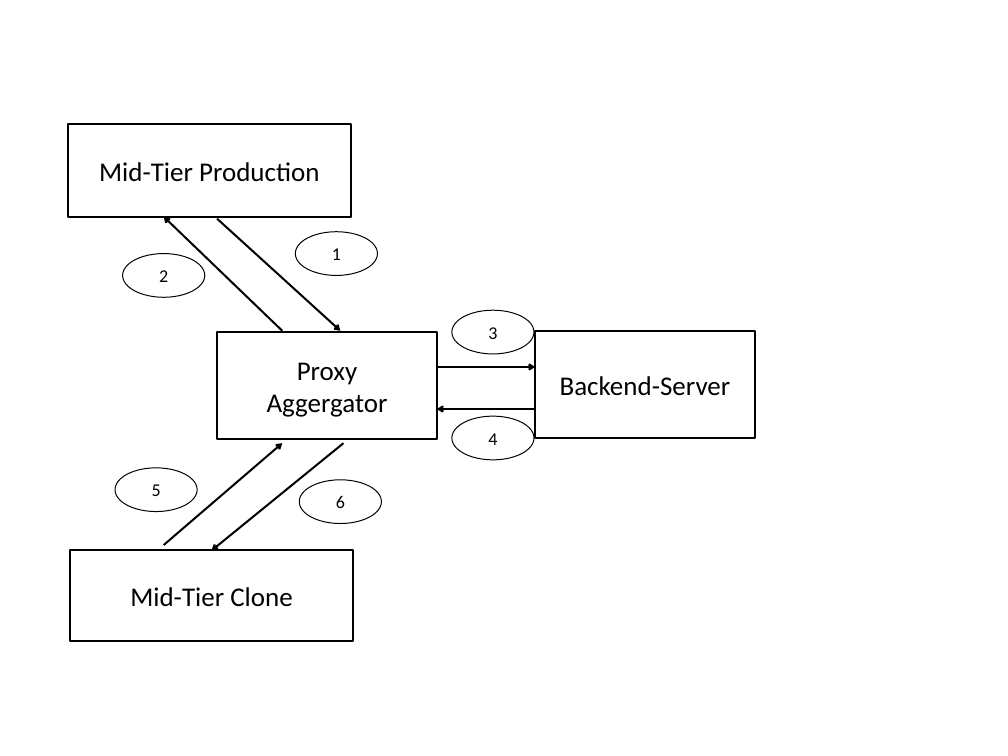
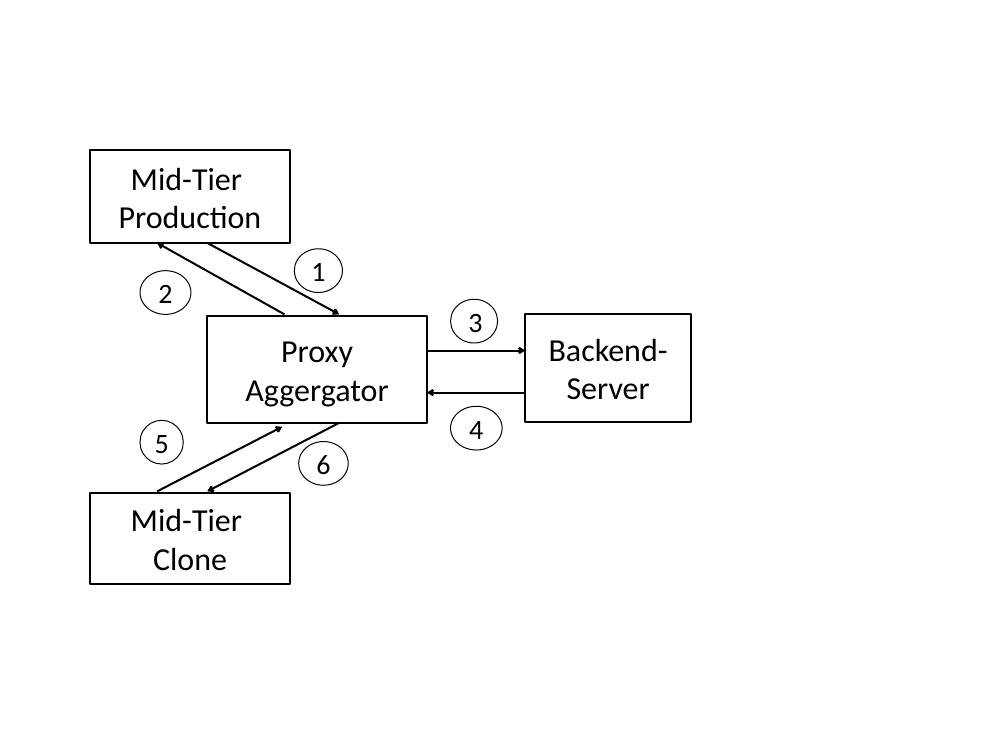
Before and after one commit to nipunarora/parikshan_code, a slide deck: slide 8 of paper/figs/images.pptx. Drawn at 1008x756 pixels with LibreOffice and Linux fonts; fonts in the diff are those of the drawing. Boxes give left, top, right and bottom in pixels: in the first picture for what was removed or moved away, otherwise in the second. Text is boxed around its words. In the diff, an @@ line names an element or a change of style, - is before the commit and + after.

```diff
--- a/paper/figs/images.pptx
+++ b/paper/figs/images.pptx
@@ rectangle "Mid-Tier": place and size @@
-rectangle "Mid-Tier" at bbox=[68, 124, 351, 217]
+rectangle "Mid-Tier" at bbox=[90, 150, 290, 243]
@@ text in rectangle at bbox=[119, 167, 262, 229]: text changed; size 27 to 32 pt @@
-Mid-Tier Production
+Mid-Tier
+Production
@@ arrow moved from (282, 330) - (163, 217) to (284, 315) - (157, 243) @@
@@ arrow moved from (217, 219) - (341, 330) to (207, 243) - (339, 315) @@
@@ ellipse "1": place and size @@
-ellipse "1" at bbox=[295, 232, 377, 276]
+ellipse "1" at bbox=[294, 249, 343, 293]
@@ ellipse "2": place and size @@
-ellipse "2" at bbox=[122, 253, 204, 297]
+ellipse "2" at bbox=[140, 271, 191, 315]
@@ rectangle "Proxy" at bbox=[207, 315, 427, 423]: size 27 to 32 pt @@
@@ ellipse "3": place and size @@
-ellipse "3" at bbox=[452, 310, 534, 354]
+ellipse "3" at bbox=[451, 300, 498, 343]
@@ rectangle "Backend-": place and size @@
-rectangle "Backend-" at bbox=[535, 330, 755, 438]
+rectangle "Backend-" at bbox=[525, 315, 691, 422]
@@ text in rectangle at bbox=[549, 338, 668, 400]: text changed; size 27 to 32 pt @@
-Backend-Server
+Backend-
+Server
@@ 2 arrows, 1 rectangle: place and size @@
-2 arrows, 1 rectangle at bbox=[217, 332, 535, 439]
+2 arrows, 1 rectangle at bbox=[207, 315, 525, 423]
@@ ellipse "4": place and size @@
-ellipse "4" at bbox=[452, 416, 534, 460]
+ellipse "4" at bbox=[451, 406, 503, 450]
@@ size 18 to 28 pt in 6 elements at bbox=[140, 271, 191, 315], bbox=[451, 406, 503, 450], bbox=[451, 300, 498, 343], bbox=[294, 249, 343, 293], bbox=[299, 441, 348, 485], bbox=[140, 420, 183, 464] @@
@@ ellipse "5": place and size @@
-ellipse "5" at bbox=[115, 468, 197, 512]
+ellipse "5" at bbox=[140, 420, 183, 464]
@@ arrow moved from (163, 545) - (282, 444) to (157, 491) - (282, 427) @@
@@ arrow moved from (343, 444) - (212, 551) to (339, 423) - (207, 491) @@
@@ ellipse "6": place and size @@
-ellipse "6" at bbox=[300, 480, 382, 523]
+ellipse "6" at bbox=[299, 441, 348, 485]
@@ rectangle "Mid-Tier": place and size @@
-rectangle "Mid-Tier" at bbox=[70, 551, 354, 642]
+rectangle "Mid-Tier" at bbox=[90, 492, 290, 583]
@@ text in rectangle at bbox=[131, 508, 242, 571]: text changed; size 27 to 32 pt @@
-Mid-Tier Clone
+Mid-Tier
+Clone
```
Also in this commit, not shown: 1 other slide changed, 20 other files.
